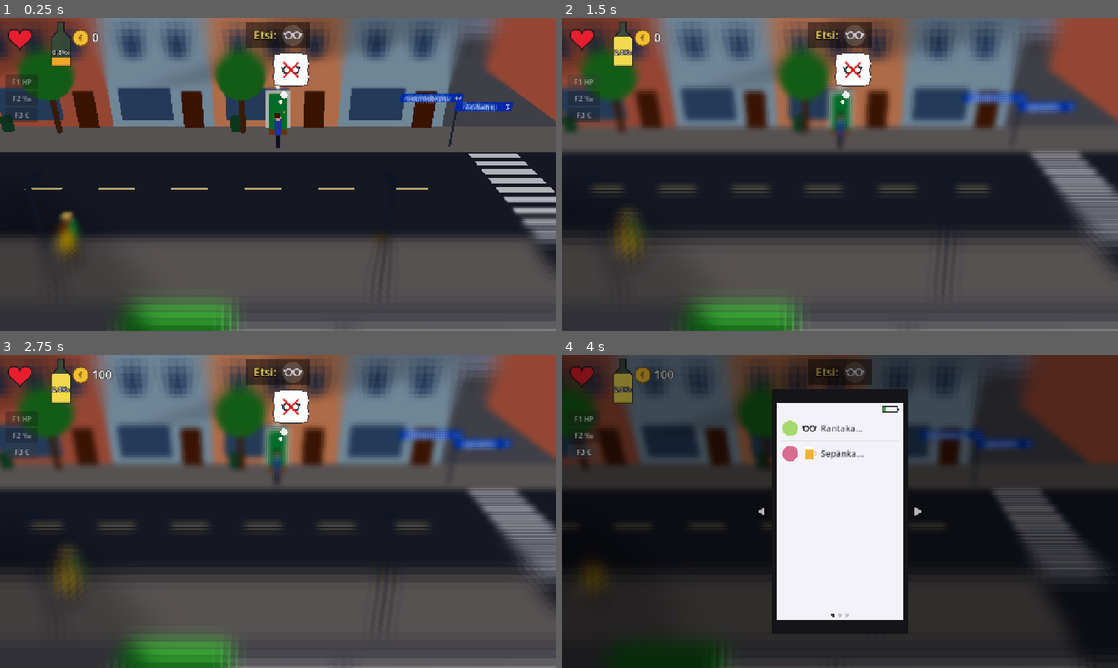
Above: before the commit, frames 1-4 (two rows, left to right).
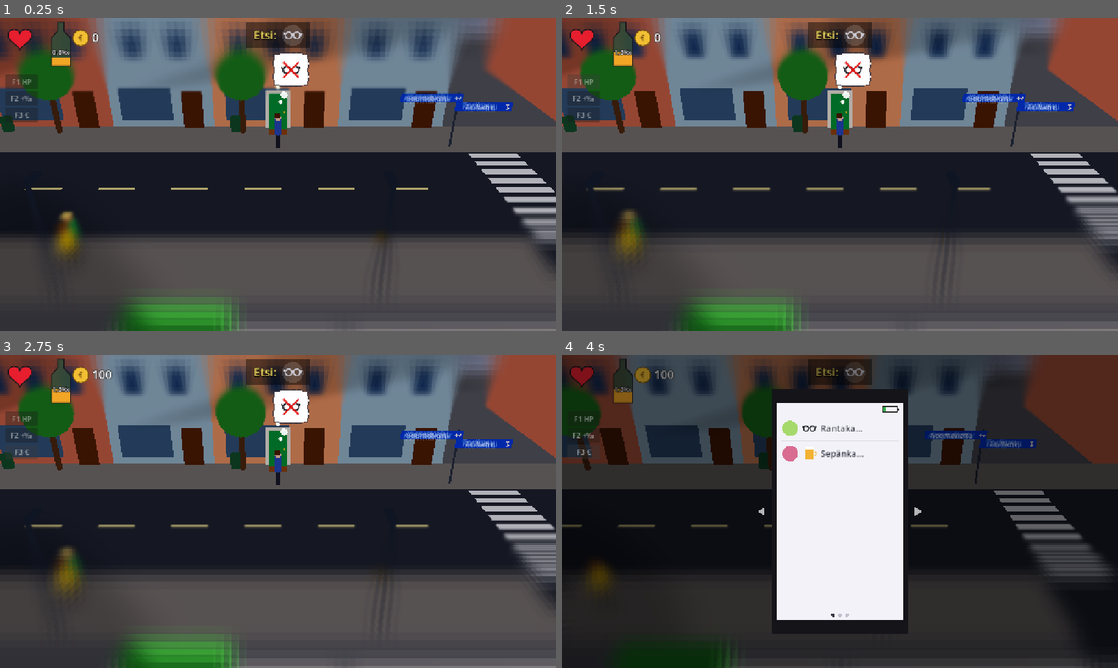
Above: after the commit, the same moments.

Repository: Ecculi/GoodMorningMoonshine
Game: Godot game, scene res://scenes/main.tscn
Two runs of this game, one before a commit and one after it. Both use one fixed random seed, a clock stepped at 60 frames per second and the inputs below.
Inputs:
- Up to frame 1 (0.25 s): no input
- Up to frame 2 (1.5 s): click "F2 ‰" (after the commit: "F2 +‰") at 0.5 s; click "F1 HP" at 1.25 s
- Up to frame 3 (2.75 s): click "F3 €" at 2 s
- Up to frame 4 (4 s): tap Enter at 2.75 s; hold Right (move_right) 2.78-3.53 s; hold Space (action) 2.78-3.53 s; hold Down (move_down) from 3.53 s (still down); tap P (phone) at 3.6 s

The runs differ from the first frame. In frame 1, less than 0.1% of the frame differs, in the area x 2-6%, y 24-27%; in frame 2, 8.6%, in the area x 0-100%, y 1-100%; in frame 3, 8.6%; in frame 4, 3.7%.

Commit message:
F2 debug: +0.5 per mille per press, no limit
Co-Authored-By: Claude Opus 5.5 <noreply@anthropic.com>
Claude-Session: https://claude.ai/code/session_014p1PebUFuQA4D9T8dUNWSx

Diff:
--- a/scripts/debug_tools.gd
+++ b/scripts/debug_tools.gd
@@ -1,9 +1,9 @@
 extends CanvasLayer
 ## Debug helpers (only in debug builds, e.g. when run from the editor):
-## F1 = health full, F2 = alcohol 2.8 per mille (drunk, below passing out),
+## F1 = health full, F2 = alcohol +0.5 per mille per press (no limit),
 ## F3 = money +100 €. The same as small on-screen buttons for touch screens.
 
-const DEBUG_PROMILLE := 2.8
+const DEBUG_PROMILLE_STEP := 0.5
 
 
 func _ready() -> void:
@@ -15,7 +15,7 @@
 	box.position = Vector2(12, 130)
 	add_child(box)
 	_button(box, "F1 HP", _fill_health)
-	_button(box, "F2 ‰", _fill_alcohol)
+	_button(box, "F2 +‰", _fill_alcohol)
 	_button(box, "F3 €", _add_money)
 
 
@@ -45,7 +45,7 @@
 
 
 func _fill_alcohol() -> void:
-	GameState.promille = DEBUG_PROMILLE
+	GameState.promille += DEBUG_PROMILLE_STEP
 
 
 func _add_money() -> void:
